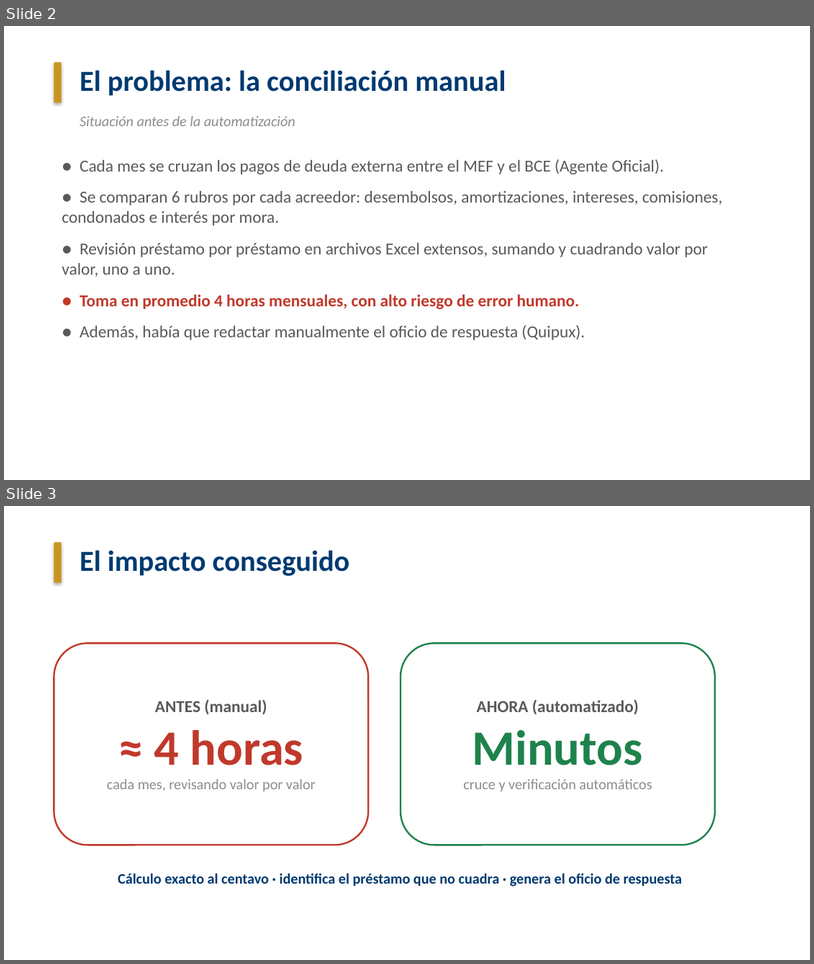
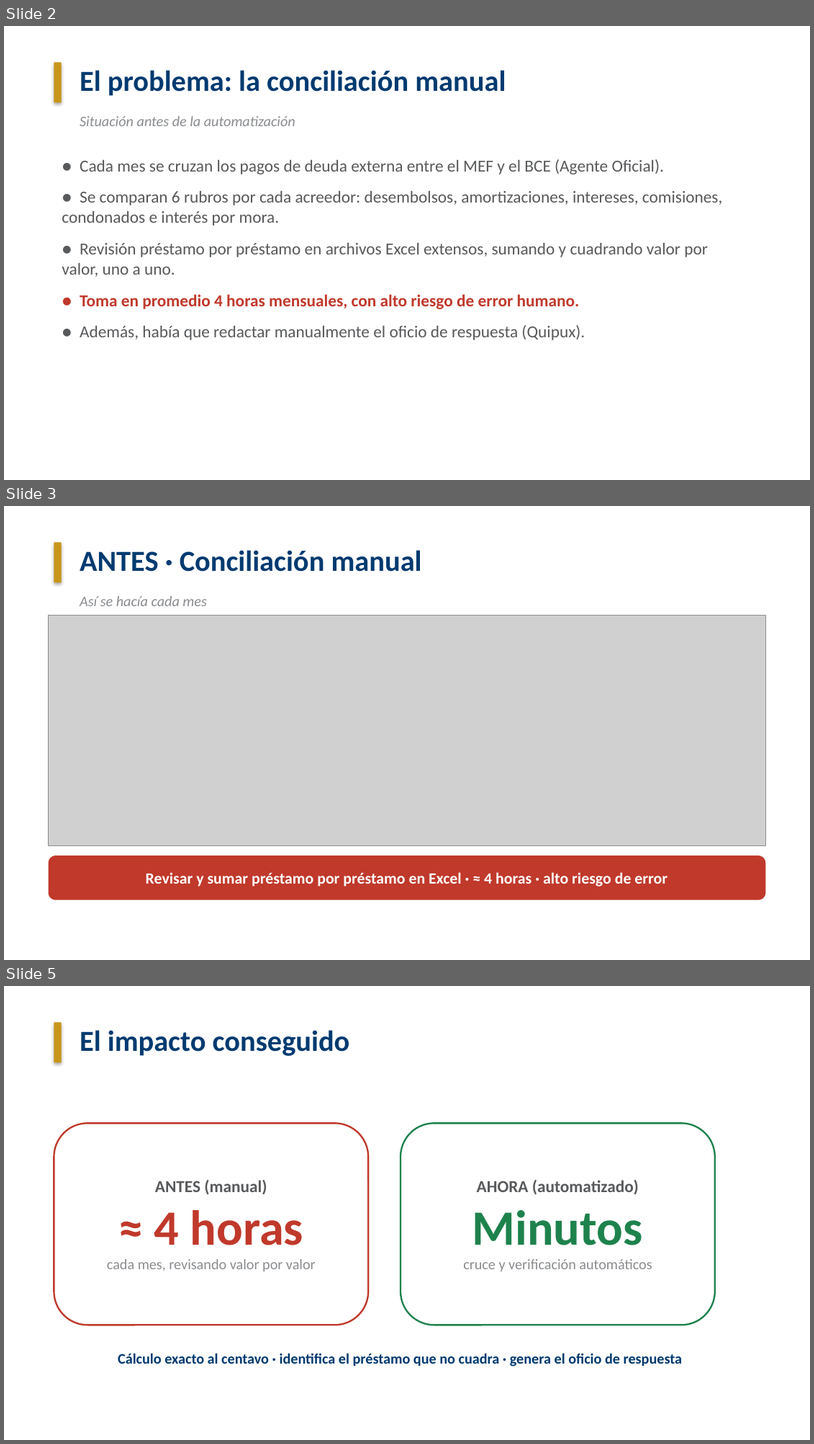
Before and after one commit to BryanAndresR23/Projects, a slide deck: Presentacion_Conciliacion_BCE.pptx. Shown one above the other, each under a label of ours: slides 2 and 3 before the commit, slides 2, 3 and 5 after it; the slides between them are not shown. The pictures are 814x964 and 814x1444 pixels, drawn with LibreOffice and Linux fonts; fonts in the diff are those of the drawing; grey boxes stand for pictures; background and template pictures are left out. Boxes give left, top, right and bottom in pixels: in the first picture for what was removed or moved away, otherwise in the second. Text is boxed around its words. In the diff, an @@ line names an element or a change of style, - is before the commit and + after.

```diff
--- a/Presentacion_Conciliacion_BCE.pptx
+++ b/Presentacion_Conciliacion_BCE.pptx
@@ slide 3 added at bbox=[4, 506, 810, 960], background picture (left out) @@
@@ rectangle added at bbox=[54, 542, 62, 582], fill #C8961B @@
@@ text added at bbox=[80, 550, 422, 572], 26 pt, text #003A70, bold @@
+ANTES · Conciliación manual
@@ text added at bbox=[80, 596, 206, 606], 13 pt, text #8A8C8F, italic @@
+Así se hacía cada mes
@@ picture added at bbox=[49, 615, 766, 846] @@
@@ rounded rectangle added at bbox=[49, 855, 766, 900], fill #C0392B, 14 pt, text #FFFFFF, bold @@
+Revisar y sumar préstamo por préstamo en Excel · ≈ 4 horas · alto riesgo de error
@@ what was slide 3 is now slide 5 @@
```
Also in this commit, not shown: 1 other slide added.
